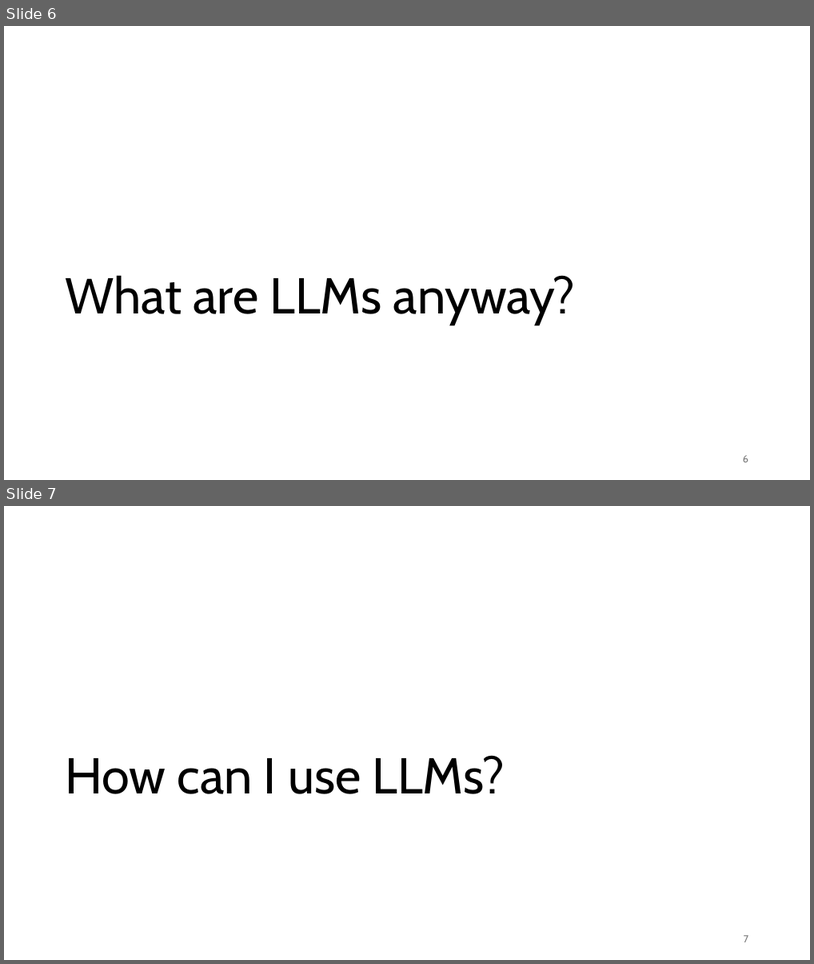
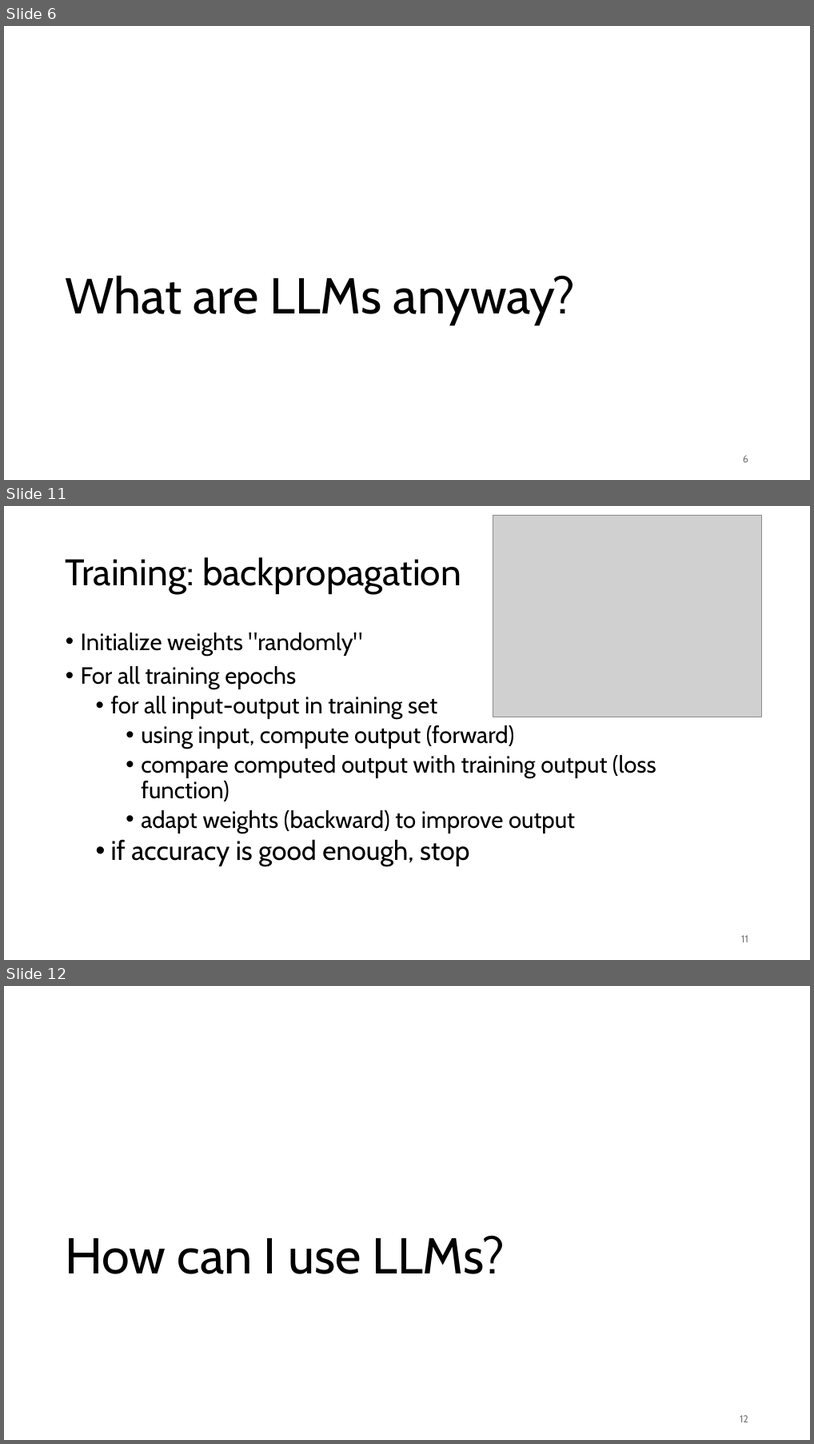
Before and after one commit to gjbex/Deploying-LLMs-locally, a slide deck: local_LLMs.pptx. Shown one above the other, each under a label of ours: slides 6 and 7 before the commit, slides 6, 11 and 12 after it; the slides between them are not shown. The pictures are 814x964 and 814x1444 pixels, drawn with LibreOffice and Linux fonts; fonts in the diff are those of the drawing; grey boxes stand for pictures. Boxes give left, top, right and bottom in pixels: in the first picture for what was removed or moved away, otherwise in the second. Text is boxed around its words. In the diff, an @@ line names an element or a change of style, - is before the commit and + after.

```diff
--- a/local_LLMs.pptx
+++ b/local_LLMs.pptx
@@ slide 11 added at bbox=[4, 506, 810, 960], background #FFFFFF @@
@@ picture added at bbox=[494, 515, 762, 717] @@
@@ title added at bbox=[66, 557, 462, 594], 44 pt, text #000000 @@
+Training: backpropagation
@@ text added at bbox=[81, 632, 657, 866], 28 pt, text #000000 @@
+• Initialize weights "randomly"
+• For all training epochs
+  • for all input-output in training set
+    • using input, compute output (forward)
+    • compare computed output with training output (loss function)
+    • adapt weights (backward) to improve output
+  • if accuracy is good enough, stop
@@ page number added at bbox=[742, 935, 749, 942], 12 pt, text #797979 @@
+11
@@ what was slide 7 is now slide 12 @@
@@ page number at bbox=[740, 1415, 749, 1422]: text changed @@
-7
+12
```
Also in this commit, not shown: 5 slides changed, 12 other slides added.
